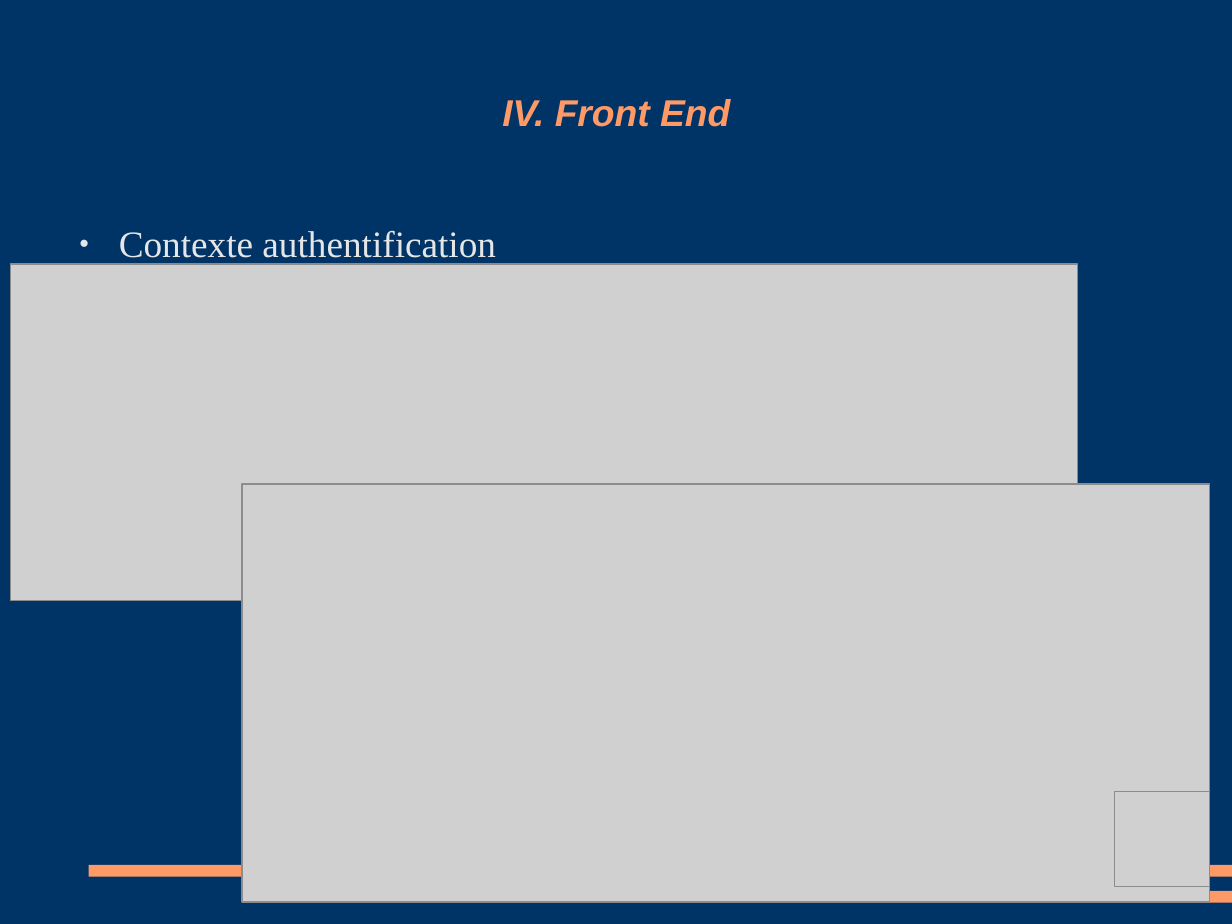
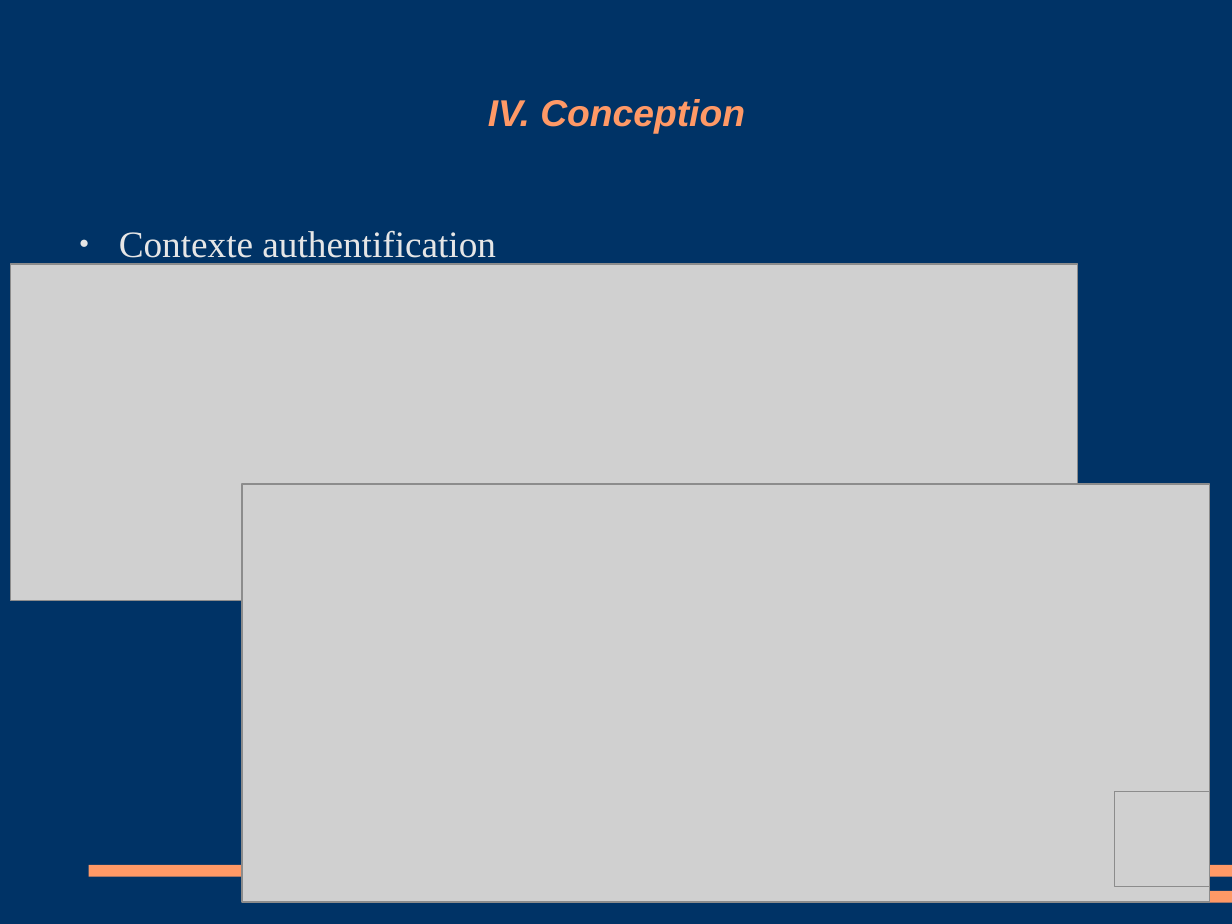
Before and after one commit to Amoun82/Librairy, a slide deck: slide 15 of Debut projet diplome/Projet Diapo.odp. Drawn at 1232x924 pixels with LibreOffice and Linux fonts; fonts in the diff are those of the drawing; grey boxes stand for pictures. Boxes give left, top, right and bottom in pixels: in the first picture for what was removed or moved away, otherwise in the second. Text is boxed around its words. In the diff, an @@ line names an element or a change of style, - is before the commit and + after.

```diff
--- a/Debut projet diplome/Projet Diapo.odp
+++ b/Debut projet diplome/Projet Diapo.odp
@@ title at (x1=488, y1=99, x2=745, y2=134): text changed @@
-IV. Front End
+IV. Conception
```
Also in this commit, not shown: 6 other slides changed, 1 slide added.
